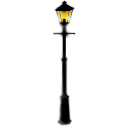
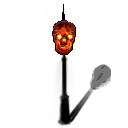
Layer changes from the first 128×128 image to the second:
painted on "Pasted Layer" over [46, 0, 111, 123]
